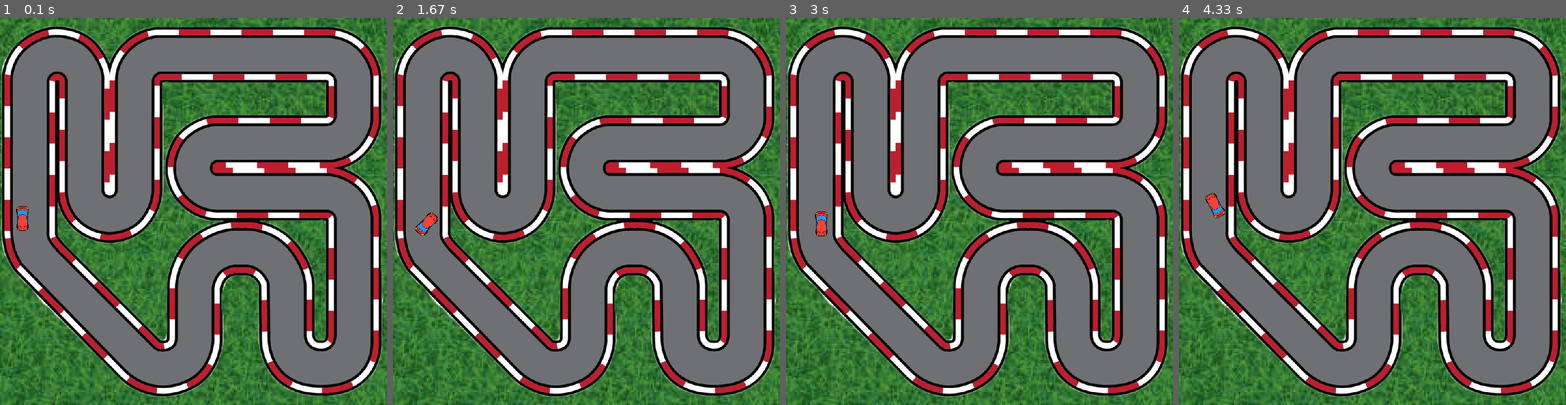
Above: before the commit, frames 1-4 (left to right).
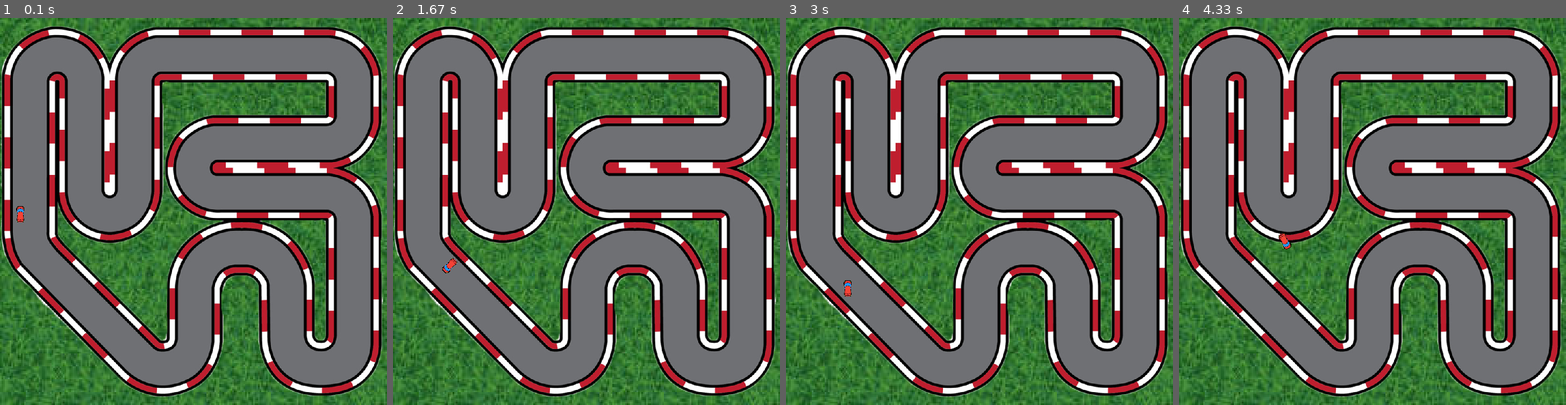
Above: after the commit, the same moments.

Repository: mxngoz/repo
Game: pygame game, started from Challenge.py
Two runs of this game, one before a commit and one after it. Both use one fixed random seed, a clock stepped at 60 frames per second and the inputs below.
Inputs:
- Up to frame 1 (0.1 s): no input
- Up to frame 2 (1.67 s): hold D 0.33-0.8 s; hold W 0.83-1.13 s; hold D 1.17-1.63 s
- Up to frame 3 (3 s): hold A 1.67-2.2 s; hold S 2.23-2.53 s; hold A 2.57-2.97 s
- Up to frame 4 (4.33 s): hold W 3-3.37 s; hold D 3.4-4.03 s; hold S from 4.07 s (still down)

The runs differ from the first frame. In frame 1, 0.1% of the frame differs, in the area x 4-8%, y 48-55%; in frame 2, 0.3%, in the area x 5-17%, y 50-66%; in frame 3, 0.3%; in frame 4, 0.3%.

Commit message:
auto kleiner en snelheid aangepast

Diff:
--- a/Challenge.py
+++ b/Challenge.py
@@ -14,7 +14,7 @@
 FINISH_LINE = pygame.image.load(os.path.join('imgs', 'finish.png'))
 
 RED_CAR = scale_img(pygame.image.load(
-    os.path.join('imgs', 'red-car.png')), 0.6)
+    os.path.join('imgs', 'red-car.png')), 0.4)
 GREEN_CAR = pygame.image.load(os.path.join('imgs', 'green-car.png'))
 
 WIDTH, HEIGHT = RACE_TRACK.get_width(), RACE_TRACK.get_height()
@@ -33,26 +33,30 @@
         self.rot_vel = rot_vel
         self.angle = 0
         self.x, self.y = self.START_POS
-        self.accel = 0.1
+        self.accel = 0.3
 
     def rotate(self, left=False, right=False):
-        if left:
+        if left and self.vel < self.max_vel:
             self.angle += self.rot_vel
 
-        # if left and self.vel >= 10:
-            # self.angle += self.rot_vel / 1.5
+        if left and self.vel == self.max_vel:
+            self.angle += (self.rot_vel / 1.5)
 
-        if right:
+        if right and self.vel < self.max_vel:
             self.angle -= self.rot_vel
 
-        # if right and self.vel >= 10:
-            # self.angle -= self.rot_vel / 1.5
+        if right and self.vel == self.max_vel:
+            self.angle -= (self.rot_vel / 1.5)
 
     def draw(self, screen):
         blit_rotate_center(screen, self.IMG, (self.x, self.y), self.angle)
 
     def move_forward(self):
         self.vel = min(self.vel + self.accel, self.max_vel)
+        self.move()
+
+    def slow_down(self):
+        self.vel = max(self.vel - self.accel, 0)
         self.move()
 
     def move(self):
@@ -63,8 +67,8 @@
         self.y -= vertical
         self.x -= horizontal
 
-    def drag(self):
-        self.vel = max(self.vel - self.accel * 2, 0)
+    def drag(self, force):
+        self.vel = max(self.vel - force, 0)
         self.move()
 
 
@@ -82,7 +86,7 @@
 
 
 images = [(GRASS, (0, 0)), (RACE_TRACK, (0, 0))]
-player_car = PlayerCar(3, 4)
+player_car = PlayerCar(4, 4)
 
 playing = True
 while playing:
@@ -109,9 +113,9 @@
         player_car.move_forward()
 
     if not moved:
-        player_car.drag()
+        player_car.drag(force=0.05)
 
     if keys[pygame.K_s]:
-        player_car.move_forward()
+        player_car.slow_down()
 
 pygame.quit()
